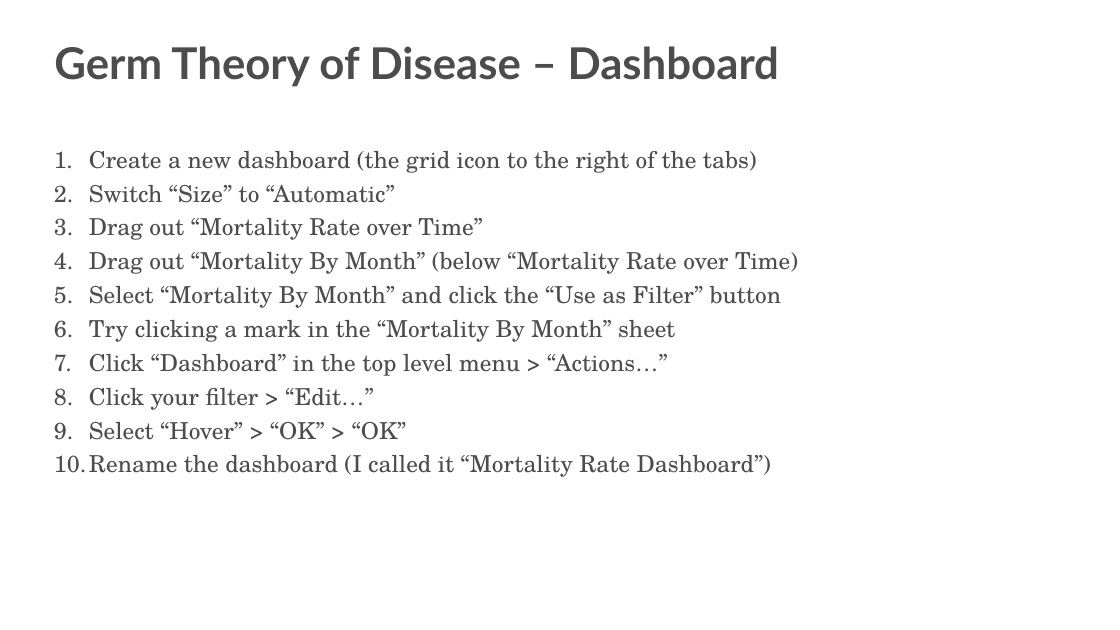
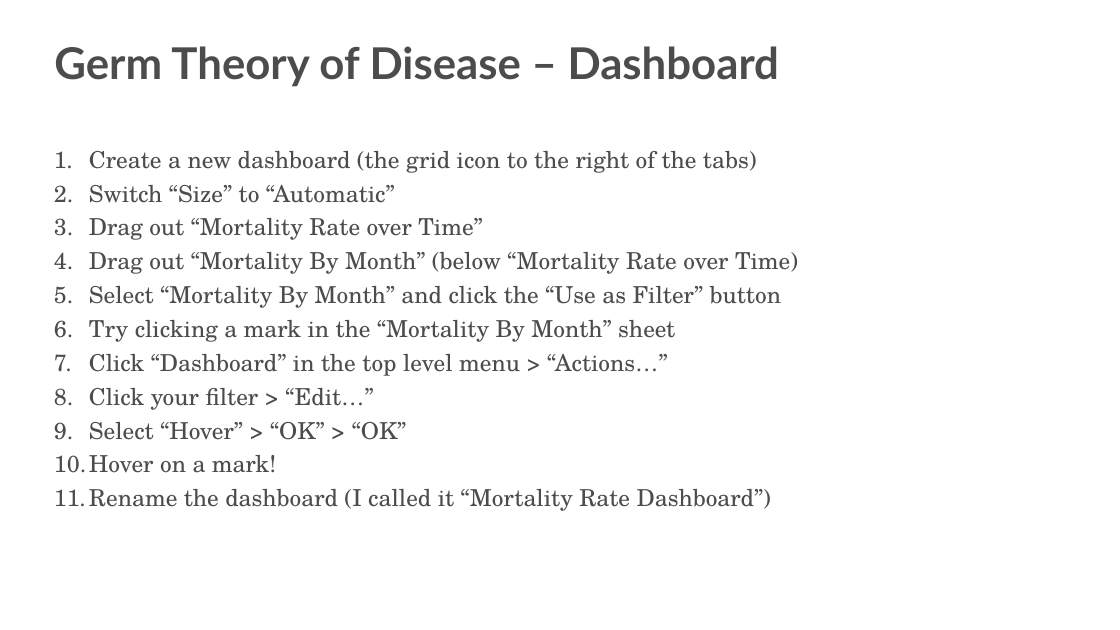
Before and after one commit to s-kyle-reed/data-lecture, a slide deck: slide 37 of lecture.pptx. Drawn at 1120x630 pixels with LibreOffice and Linux fonts; fonts in the diff are those of the drawing; background and template pictures are left out. Boxes give left, top, right and bottom in pixels: in the first picture for what was removed or moved away, otherwise in the second. Text is boxed around its words. In the diff, an @@ line names an element or a change of style, - is before the commit and + after.

```diff
--- a/lecture.pptx
+++ b/lecture.pptx
@@ text at bbox=[89, 455, 276, 473]: paragraph added @@
+10. Hover on a mark!
```
Also in this commit, not shown: 3 other slides changed.
